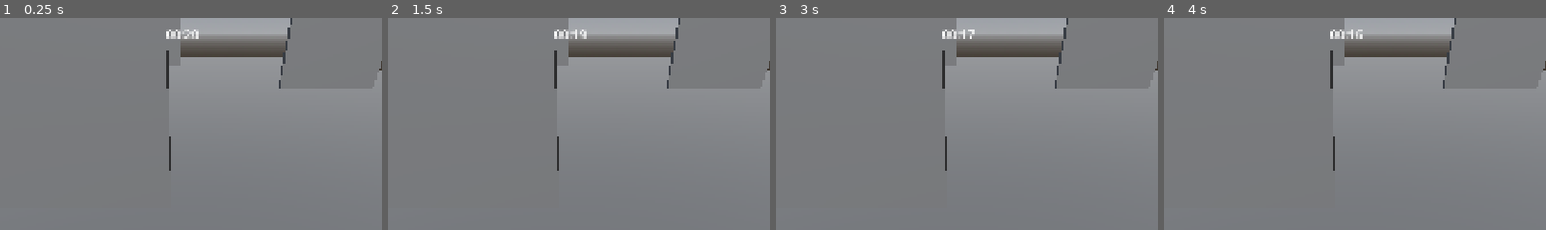
Above: before the commit, frames 1-4 (left to right).
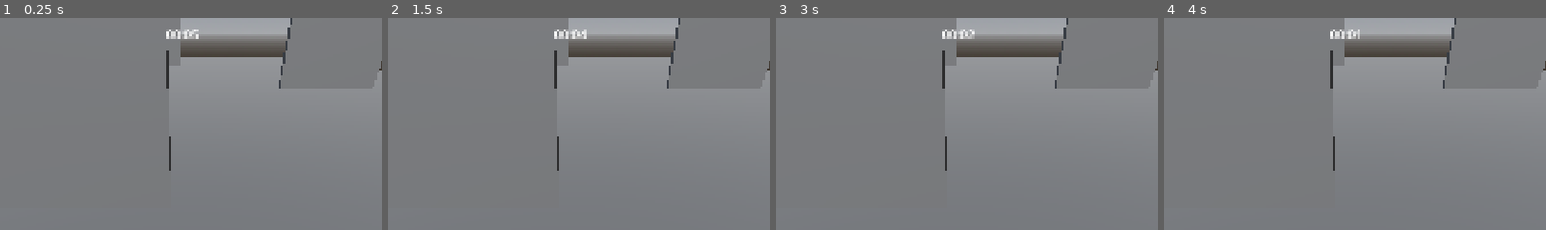
Above: after the commit, the same moments.

Repository: BitsShiftStudios/cat-the-jam
Game: Godot game, scene res://scenes/main.tscn
The game is run twice, just before and just after one commit, with the same random seed, the same clock (stepped at 60 frames per second) and the same inputs.
Inputs (mouse positions are % of the whole screen's width and height, from its top left):
- Up to frame 1 (0.25 s): no input
- Up to frame 2 (1.5 s): tap Enter (ui_accept) at 0.5, 0.77, 1.25 s; move the mouse to (72, 46) at 0.52 s; hold E (leaning_right) 0.53-1.28 s; hold Ctrl (crouch) 0.53-1.28 s; click (72, 46) at 0.67 s; move the mouse to (30, 56) at 1.27 s; hold S (back) from 1.28 s (still down); click (30, 56) at 1.35 s
- Up to frame 3 (3 s): tap Enter (ui_accept) at 1.52, 2, 2.75 s; move the mouse to (60, 28) at 2.02 s; release S (back) at 2.03 s; hold E (leaning_right) 2.03-2.78 s; hold Shift (run) 2.03-2.78 s; click (60, 28) at 2.17 s; move the mouse to (45, 71) at 2.77 s; hold W (forward) from 2.78 s (still down); tap Tab (show_scoreboard) at 2.85 s; click (45, 71) at 2.92 s
- Up to frame 4 (4 s): tap Enter (ui_accept) at 3.02, 3.5, 3.77 s; move the mouse to (80, 66) at 3.52 s; release W (forward) at 3.53 s; hold Q (leaning_left) from 3.53 s (still down); hold Ctrl (crouch) from 3.53 s (still down); click (80, 66) at 3.67 s
The pictures show only the part of the screen within x 26-76%, y 0-50%; the shares and areas given below are measured in that part.

The runs differ from the first frame. In frame 1, less than 0.1% of the frame differs, in the area x 48-52%, y 5-9%; in frame 2, 0.1%; in frame 3, 0.1%; in frame 4, 0.1%, in the area x 48-52%, y 5-10%.

Commit message:
Maç sonu respawn ve ekranı

Diff:
--- a/scenes/GameUI.tscn
+++ b/scenes/GameUI.tscn
@@ -12,6 +12,15 @@
 
 [sub_resource type="LabelSettings" id="LabelSettings_1twlr"]
 font_size = 64
+
+[sub_resource type="LabelSettings" id="LabelSettings_4s3j0"]
+font_size = 64
+
+[sub_resource type="LabelSettings" id="LabelSettings_rs3te"]
+font_size = 48
+
+[sub_resource type="LabelSettings" id="LabelSettings_7ro0d"]
+font_size = 24
 
 [node name="GameUI" type="CanvasLayer" unique_id=2105203079]
 script = ExtResource("1_jkspe")
@@ -82,7 +91,53 @@
 label_settings = SubResource("LabelSettings_1twlr")
 horizontal_alignment = 1
 
+[node name="EndScreenPanel" type="PanelContainer" parent="Control" unique_id=2059468899]
+visible = false
+self_modulate = Color(0, 0, 0, 1)
+layout_mode = 1
+anchors_preset = 15
+anchor_right = 1.0
+anchor_bottom = 1.0
+offset_left = 343.0
+offset_top = 355.0
+offset_right = -343.0
+offset_bottom = -355.0
+grow_horizontal = 2
+grow_vertical = 2
+
+[node name="RowsContainer" type="VBoxContainer" parent="Control/EndScreenPanel" unique_id=610938052]
+layout_mode = 2
+size_flags_vertical = 4
+
+[node name="Label" type="Label" parent="Control/EndScreenPanel/RowsContainer" unique_id=1383887344]
+layout_mode = 2
+text = "MATCH OVER"
+label_settings = SubResource("LabelSettings_4s3j0")
+horizontal_alignment = 1
+vertical_alignment = 1
+
+[node name="WinnerLabel" type="Label" parent="Control/EndScreenPanel/RowsContainer" unique_id=1367781106]
+layout_mode = 2
+text = "Winner: XXX"
+label_settings = SubResource("LabelSettings_rs3te")
+horizontal_alignment = 1
+vertical_alignment = 1
+
+[node name="empty" type="Label" parent="Control/EndScreenPanel/RowsContainer" unique_id=3045610]
+layout_mode = 2
+label_settings = SubResource("LabelSettings_rs3te")
+horizontal_alignment = 1
+vertical_alignment = 1
+
+[node name="EndScreenSeconds" type="Label" parent="Control/EndScreenPanel/RowsContainer" unique_id=763412310]
+layout_mode = 2
+text = "Restarting in 10 seconds"
+label_settings = SubResource("LabelSettings_7ro0d")
+horizontal_alignment = 1
+vertical_alignment = 1
+
 [node name="ScoreboardPanel" type="PanelContainer" parent="Control" unique_id=325417023 groups=["score_ui"]]
+visible = false
 self_modulate = Color(0, 0, 0, 1)
 layout_mode = 1
 anchors_preset = 15
--- a/scenes/main.tscn
+++ b/scenes/main.tscn
@@ -22,6 +22,9 @@
 properties/0/path = NodePath("Timer:match_time_left")
 properties/0/spawn = true
 properties/0/replication_mode = 1
+properties/1/path = NodePath("MatchController:match_active")
+properties/1/spawn = true
+properties/1/replication_mode = 1
 
 [node name="Node" type="Node" unique_id=1621457691]
 script = ExtResource("1_ig7tw")
@@ -48,7 +51,7 @@
 [node name="Timer" type="Timer" parent="." unique_id=345636905]
 autostart = true
 script = ExtResource("4_jyhfs")
-default_match_time = 20
+default_match_time = 5
 
 [node name="GameUI" parent="." unique_id=2105203079 instance=ExtResource("5_tbgi4")]
 
--- a/scripts/GameUI.gd
+++ b/scripts/GameUI.gd
@@ -2,6 +2,8 @@
 
 @onready var timer_label = $Control/TopCenterContainer/TimerLabel
 @onready var health_label = $Control/HealthContainer/HealthLabel
+@onready var end_screen_panel = $Control/EndScreenPanel
+@onready var winner_text_label = $Control/EndScreenPanel/RowsContainer/WinnerLabel
 
 var timer: int
 var health: int = 100
@@ -27,8 +29,11 @@
 	if health_label:
 		health_label.text = "%d" % health
 
-func show_game_over():
-	pass
+func show_game_over(winner_name: String):
+	winner_text_label.text = "Winner: %s" % winner_name
+	end_screen_panel.show()
+	Input.mouse_mode = Input.MOUSE_MODE_VISIBLE
 
 func hide_game_over():
-	pass
+	end_screen_panel.hide()
+	Input.mouse_mode = Input.MOUSE_MODE_CAPTURED
--- a/scripts/match_controller.gd
+++ b/scripts/match_controller.gd
@@ -4,6 +4,7 @@
 @onready var game_ui = $/root/Node/GameUI
 
 @export var end_screen_duration:float = 10.0
+@export var match_active:bool = true
 
 var scoreboard_data: Dictionary = {}
 
@@ -48,10 +49,18 @@
 	if score_ui:
 		score_ui.refresh_display(scoreboard_data)
 
+func _get_winner() -> String:
+	var winner_id = -1
+	for id in scoreboard_data.keys():
+		if (winner_id == -1 ||
+			scoreboard_data[id]["kills"] > scoreboard_data[winner_id]["kills"]):
+			winner_id = id
+	return scoreboard_data[winner_id]["name"]
+
 # Round management
 func end_match():
-	rpc("show_match_finished_screen")
-
+	rpc("show_match_finished_screen", _get_winner())
+	match_active = false
 	await get_tree().create_timer(end_screen_duration).timeout
 	reset_match()
 
@@ -65,12 +74,13 @@
 	get_tree().call_group("players", "trigger_server_respawn")
 	rpc("hide_match_finished_screen")
 	match_timer.start_timer()
+	match_active = true
 
 # End screen
 @rpc("any_peer", "call_local", "reliable")
-func show_match_finished_screen():
+func show_match_finished_screen(winner_name: String):
 	Input.mouse_mode = Input.MOUSE_MODE_VISIBLE
-	game_ui.show_game_over()
+	game_ui.show_game_over(winner_name)
 
 @rpc("any_peer", "call_local", "reliable")
 func hide_match_finished_screen():
--- a/scripts/pplayer.gd
+++ b/scripts/pplayer.gd
@@ -57,6 +57,7 @@
 	print("Player ID: ", player_id)
 	set_multiplayer_authority(player_id)
 	$MultiplayerSynchronizer.set_multiplayer_authority(player_id)
+	add_to_group("players")
 
 	if not is_multiplayer_authority():
 		$Neck/Head/CameraShaker/Camera3D.current = false
@@ -87,6 +88,8 @@
 
 func add_health(amount: int, attacker_id: int) -> void:
 	if not multiplayer.is_server():
+		return
+	if !match_controller.match_active:
 		return
 
 	health += amount
@@ -135,6 +138,8 @@
 func damage_request(victim_id: int, damage_amount: int):
 	if not multiplayer.is_server():
 		return
+	if !match_controller.match_active:
+		return
 
 	var name = str(victim_id)
 	var attacker_id = multiplayer.get_remote_sender_id()
@@ -151,6 +156,8 @@
 
 func _physics_process(delta: float) -> void:
 	if not is_multiplayer_authority():
+		return
+	if !match_controller.match_active:
 		return
 
 	# Add the gravity.
@@ -311,6 +318,8 @@
 func _input(event):
 	if not is_multiplayer_authority():
 		return
+	if !match_controller.match_active:
+		return
 
 	# Mouse in viewport coordinates.
 	if event is InputEventMouseButton:
